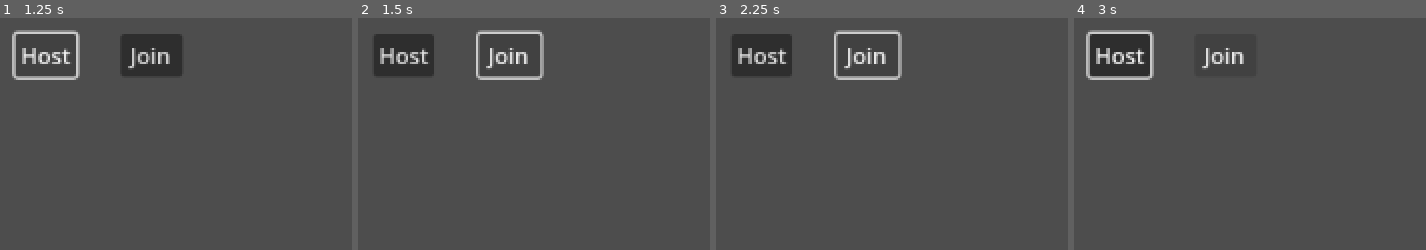
Above: before the commit, frames 1-4 (left to right).
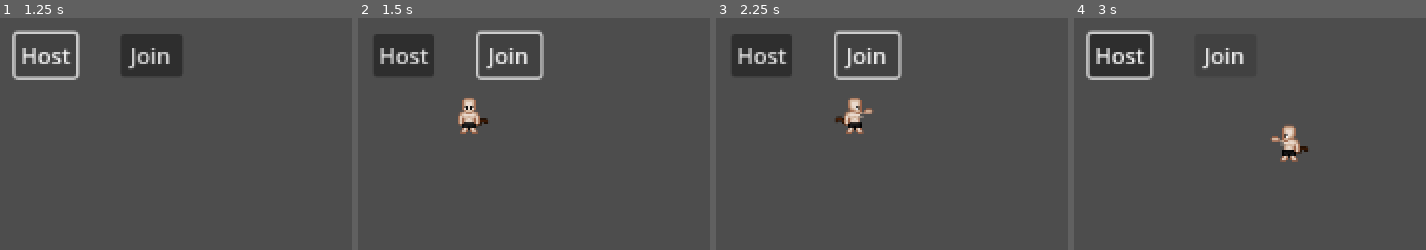
Above: after the commit, the same moments.

Repository: joaocellbit/Project-X
Game: Godot game, scene res://Cenas/main_world.tscn
Two runs of this game, one before a commit and one after it. Both use one fixed random seed, a clock stepped at 60 frames per second and the inputs below.
Inputs:
- Up to frame 1 (1.25 s): click "Host" at 0.5 s
- Up to frame 2 (1.5 s): click "Join" at 1.25 s
- Up to frame 3 (2.25 s): hold Right (ui_right) from 2.03 s (still down); tap C (Punch) at 2.1 s
- Up to frame 4 (3 s): release Right (ui_right) at 2.78 s; hold Down (ui_down) from 2.78 s (still down); tap C (Punch) at 2.85 s

Frame 1 is identical in both runs. In frame 2, 0.8% of the frame differs, in the area x 28-37%, y 34-50%; in frame 3, 0.8%; in frame 4, 0.8%.

Commit message:
Add multiplayer character spawning and sync logic
Implemented multiplayer authority checks and position synchronization in Player.gd. Updated menu.gd to instantiate player and planet scenes on host/join. Server.gd now spawns player characters for each connection and manages their authority, improving multiplayer session setup and character management.

Diff:
--- a/Classes/Player.gd
+++ b/Classes/Player.gd
@@ -33,19 +33,33 @@
 }
 
 func _physics_process(_delta: float) -> void:
-	var diry:float = Input.get_axis("ui_up", "ui_down")
-	var dirx:float = Input.get_axis("ui_left","ui_right")
-	var dir:Vector2 = Vector2(dirx,diry)
-	velocity = dir.normalized()*Agilidade
-	move_and_slide()
+	if is_multiplayer_authority():
+		var diry:float = Input.get_axis("ui_up", "ui_down")
+		var dirx:float = Input.get_axis("ui_left","ui_right")
+		var dir:Vector2 = Vector2(dirx,diry)
+		velocity = dir.normalized()*100
+		move_and_slide()
+
+		var playback = animationtree.get("parameters/StateMachine/playback")
+		if dir:
+			CoordAnima = Vector2(round(dir.x), round(dir.y))
+		update_animation(CoordAnima, velocity)
+		atualizar_posicao.rpc(velocity,position,CoordAnima)
+		if Input.is_action_just_pressed("Punch"):
+			playback.travel("Punch")
+
+@rpc("authority","call_remote","reliable")
+func atualizar_posicao(vel:Vector2, posicao:Vector2, coordanima_server:Vector2):
+	position = posicao
+	update_animation(coordanima_server, vel)
+
+
+func update_animation(coordanima:Vector2, vel:Vector2 ):
 	var playback = animationtree.get("parameters/StateMachine/playback")
-	if Input.is_action_just_pressed("Punch"):
-		playback.travel("Punch")
-	elif dir:
-		CoordAnima = Vector2(round(dir.x), round(dir.y))
+	if vel:
 		playback.travel("Walk")
-		animationtree.set("parameters/StateMachine/Idle/blend_position", CoordAnima)
-		animationtree.set("parameters/StateMachine/Punch/blend_position", CoordAnima)
-		animationtree.set("parameters/StateMachine/Walk/blend_position", CoordAnima)
+		animationtree.set("parameters/StateMachine/Idle/blend_position", coordanima)
+		animationtree.set("parameters/StateMachine/Punch/blend_position", coordanima)
+		animationtree.set("parameters/StateMachine/Walk/blend_position", coordanima)
 	else:
 		playback.travel("Idle")
--- a/Scripts/menu.gd
+++ b/Scripts/menu.gd
@@ -1,6 +1,6 @@
 extends Node2D
-
-
+@onready var planeta = preload("res://Cenas/planet.tscn")
+@onready var jogador = preload("res://Cenas/Saiyajin.tscn")
 # Called when the node enters the scene tree for the first time.
 func _ready() -> void:
 	pass# Replace with function body.
@@ -14,12 +14,20 @@
 func _on_hostear_pressed() -> void:
 	if Server.criar_server(30000):
 		_fechar_menu()
-	 # Replace with function body.
+		$"..".add_child(planeta.instantiate())
+		var personagem = jogador.instantiate()
+		personagem.name = str(multiplayer.get_unique_id())
+		$"..".get_node("Planet").add_child(personagem)
 
 
 func _on_join_pressed() -> void:
 	Server.criar_cliente("127.0.0.1",30000)
-	Server.conectado.connect(_fechar_menu) # Replace with function body.
+	Server.conectado.connect(_fechar_menu)
+	$"..".add_child(planeta.instantiate())
+	var personagem = jogador.instantiate()
+	personagem.name = str(multiplayer.get_unique_id())
+	personagem.set_multiplayer_authority(multiplayer.get_unique_id())
+	$"..".get_node("Planet").add_child(personagem) # Replace with function body.
 
 func _fechar_menu() ->void:
 	queue_free()
--- a/Server Script/Server.gd
+++ b/Server Script/Server.gd
@@ -8,6 +8,7 @@
 @onready var planet_npc:Dictionary[int, Array] # planet_id -> array[Npc_id]
 @onready var Server = ENetMultiplayerPeer.new()
 signal conectado
+@onready var scene = get_tree().root.get_node("MainWorld")
 # Called when the node enters the scene tree for the first time.
 func _ready() -> void:
 	pass
@@ -41,6 +42,9 @@
 	conectado.emit()
 	multiplayer.connected_to_server.disconnect(client_info)
 	print("enviando dados do cliente de id: ", multiplayer.get_unique_id())
+	var perso_adm = preload("res://Cenas/Saiyajin.tscn").instantiate()
+	perso_adm.name = str(1)
+	scene.get_node("Planet").add_child(perso_adm)
 	var state_test:Dictionary = {"nome" = "Test", "Raca" = "test"}
 	rpc_id(1, "send_client_info", multiplayer.get_unique_id(), state_test)
 
@@ -54,6 +58,13 @@
 	playerid[id] = "test"
 	print(playerid,  multiplayer.get_unique_id())
 	rpc("update_client", playerid)
+	spawn_character(id)
+
+func spawn_character(id:int):
+	var perso = preload("res://Cenas/Saiyajin.tscn").instantiate()
+	perso.name = str(id)
+	perso.set_multiplayer_authority(id)
+	scene.get_node("Planet").add_child(perso)
 
 @rpc("authority","call_remote","reliable")
 func update_client(ids:Dictionary):
